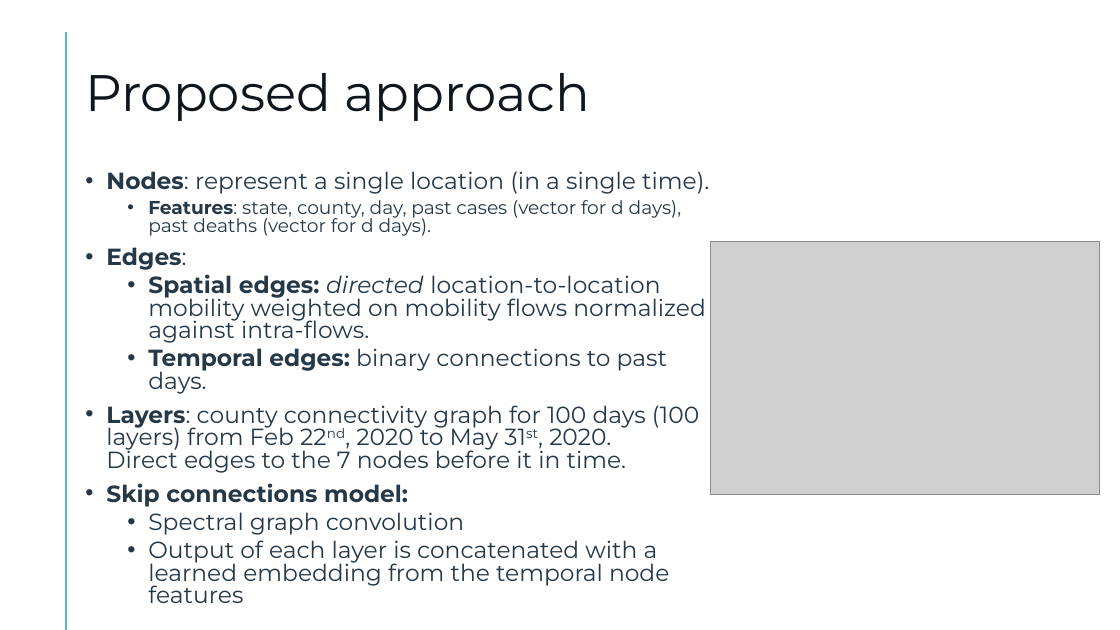
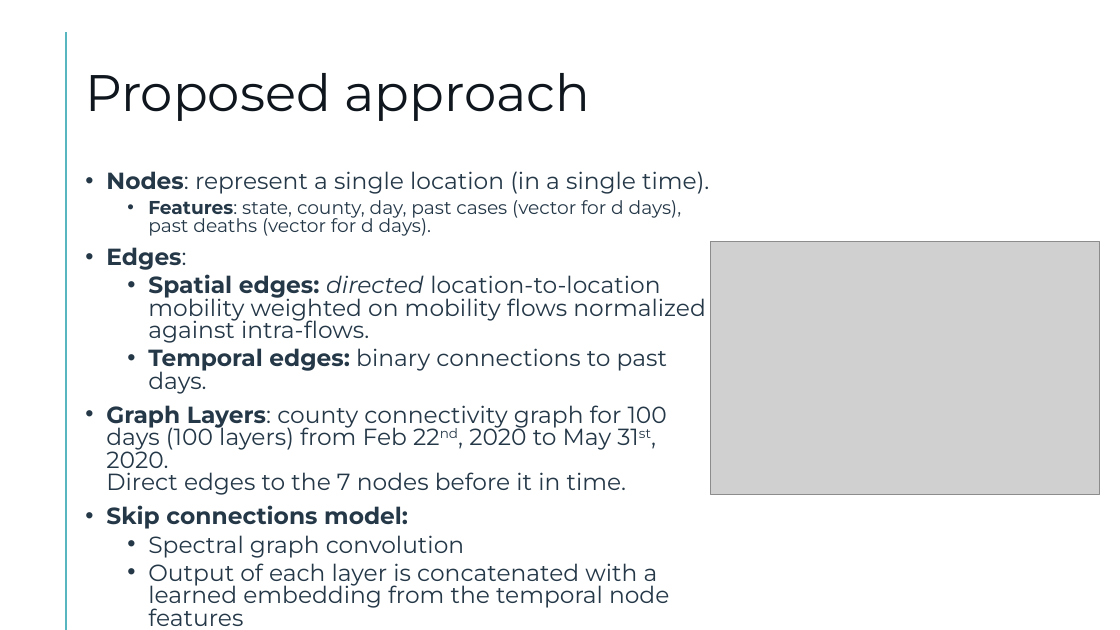
Before and after one commit to raffaeleb92/Presentation_GNN_COVID-19_Forecasting, a slide deck: slide 5 of 2021-Raffaele_Francesco_Barbagallo-COVID_19_Forecasting_GNN.pptx. Drawn at 1120x630 pixels with LibreOffice and Linux fonts; fonts in the diff are those of the drawing; grey boxes stand for pictures; background and template pictures are left out. Boxes give left, top, right and bottom in pixels: in the first picture for what was removed or moved away, otherwise in the second. Text is boxed around its words. In the diff, an @@ line names an element or a change of style, - is before the commit and + after.

Commit message:
Correction

```diff
--- a/2021-Raffaele_Francesco_Barbagallo-COVID_19_Forecasting_GNN.pptx
+++ b/2021-Raffaele_Francesco_Barbagallo-COVID_19_Forecasting_GNN.pptx
@@ text at [106,405,667,495]: text changed @@
-• Layers: county connectivity graph for 100 days (100 layers) from Feb 22nd, 2020 to May 31st, 2020.
-  Direct edges to the 7 nodes before it in time.
+• Graph Layers: county connectivity graph for 100 days (100 layers) from Feb 22nd, 2020 to May 31st, 2020.
+  Direct edges to the 7 nodes before it in time.
```
